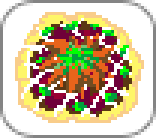
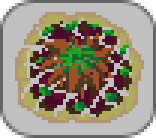
Comparing the layer stacks of the two 156x138 images. Changes:
pixels changed over [0, 0, 156, 138] (layer not identified)
